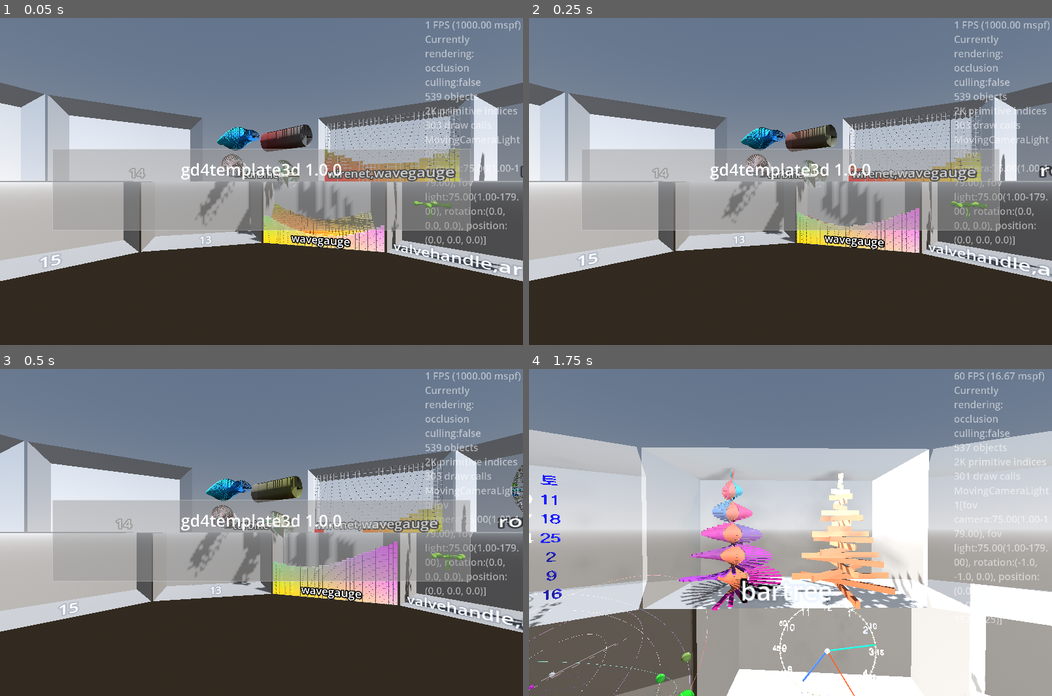
Above: before the commit, frames 1-4 (two rows, left to right).
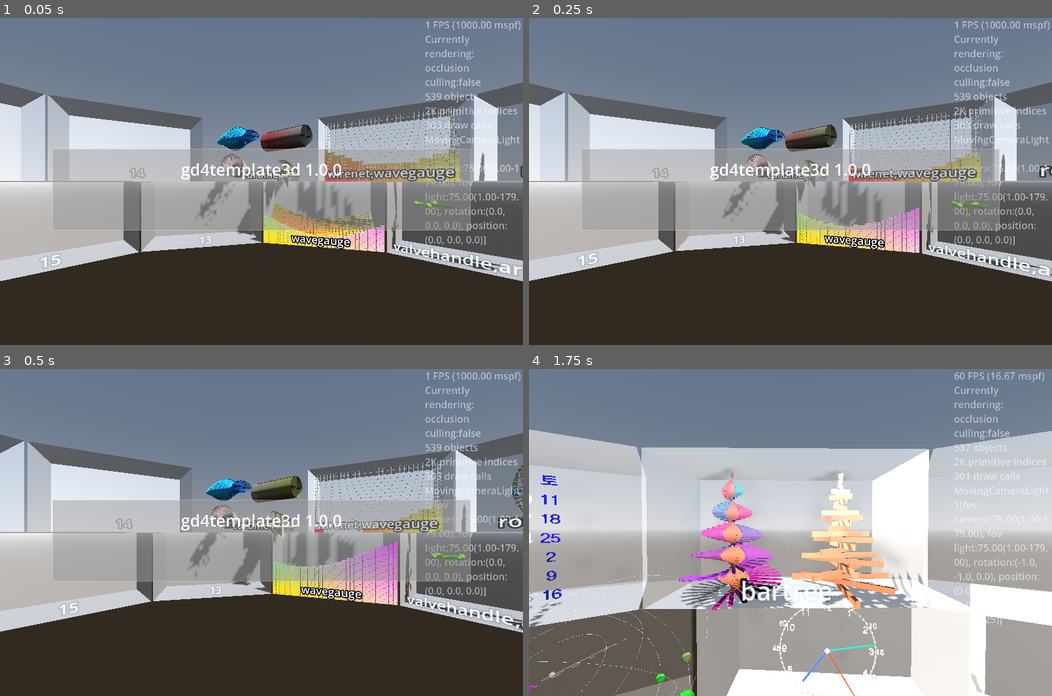
Above: after the commit, the same moments.

Repository: kasworld/gd4template3d
Game: Godot game, scene res://main.tscn
Two runs of this game, one before a commit and one after it. Both use one fixed random seed, a clock stepped at 60 frames per second and the inputs below.
Inputs (mouse positions are in pixels of both pictures, inside the frame that each line leads up to):
- Up to frame 1 (0.05 s): no input
- Up to frame 2 (0.25 s): no input
- Up to frame 3 (0.5 s): no input
- Up to frame 4 (1.75 s): tap Enter at 0.5 s; move the mouse to (905, 516) at 0.52 s; hold Right 0.53-1.28 s; tap Q at 0.6 s; click (905, 516) at 0.67 s; move the mouse to (685, 548) at 1.27 s; hold Down from 1.28 s (still down); tap E at 1.35 s

The runs differ from the first frame. In frame 1, 0.3% of the frame differs, in the area x 38-60%, y 32-66%; in frame 2, 0.3%; in frame 3, 0.4%, in the area x 37-58%, y 32-66%; in frame 4, nothing differs.

Commit message:
add blade_rotate_fn to set_transform_all

Diff:
--- a/main.gd
+++ b/main.gd
@@ -115,7 +115,7 @@
 		glasscabinet.set_label_text(labeltext)
 	glasscabinet.show_wall_box(false)
 	for pos in [ Vector3(WorldSize.x/4, WorldSize.y/4,0), Vector3(-WorldSize.x/4, WorldSize.y/4,0),
-				 Vector3(WorldSize.x/4,-WorldSize.y/4,0), Vector3(-WorldSize.x/4,-WorldSize.y/4,0),]:
+				 Vector3(WorldSize.x/4,-WorldSize.y/4,0), Vector3(-WorldSize.x/4,-WorldSize.y/4,0)]:
 		var tb = preload("res://turbine/turbine.tscn").instantiate(
 			).init_sample(WorldSize.x *0.5,WorldSize.z *0.2, 1, 4, random_color(),random_color())
 		turbine_list.append(tb)
@@ -136,6 +136,9 @@
 func rotate_lambda(rad :float) -> Callable:
 	return func(rate):
 		return PI*rate*rad
+func blade_rotate_lambda(rad :float) -> Callable:
+	return func(_rate):
+		return rad/PI/2
 
 var turbine_color_list :Array
 var turbine_color_rate :float
@@ -153,11 +156,9 @@
 	)
 	turbine_list[1].set_transform_all(scale_lambda(rad), Turbine.shift_zero, Turbine.rotate_zero)
 	turbine_list[2].set_transform_all(Turbine.scale_1, shift_lambda(rad), Turbine.rotate_zero)
-	turbine_list[3].set_transform_all(Turbine.scale_1, Turbine.shift_zero, rotate_lambda(rad))
+	turbine_list[3].set_transform_all(Turbine.scale_1, Turbine.shift_zero, rotate_lambda(rad), blade_rotate_lambda(rad))
 func random_color() -> Color:
 	return NamedColorList.color_list.pick_random()[0]
-
-
 
 
 var colorlist_dark :Array = NamedColorList.filter_to_colorlist(NamedColorList.make_dark_color_list())
--- a/turbine/turbine.gd
+++ b/turbine/turbine.gd
@@ -17,9 +17,15 @@
 static func rotate_PI(rate :float) -> float:
 	return PI*rate
 
+static func blade_rotate_0deg(_rate :float) -> float:
+	return 0
+
+static func blade_rotate_18deg(_rate :float) -> float:
+	return PI/10
+
 func init_sample(count :int, radius :float, ring_width :float, arm_count :int, co1 :Color, co2 :Color) -> Turbine:
 	init_basic(count, radius, ring_width, arm_count)
-	set_transform_all(scale_1,shift_zero,rotate_zero)
+	set_transform_all(scale_1,shift_zero,rotate_zero,blade_rotate_0deg)
 	set_color_all(co1,co2)
 	return self
 
@@ -41,8 +47,11 @@
 	ring_mesh.flip_faces = flip_faces
 	rings.init_with_alpha(ring_mesh, count, 0.9, false)
 
-
-func set_transform_all(scale_fn :Callable, shift_fn :Callable, rotate_fn :Callable) -> Turbine:
+func set_transform_all(
+	scale_fn :Callable,
+	shift_fn :Callable,
+	rotate_fn :Callable,
+	blade_rotate_fn :Callable = blade_rotate_0deg) -> Turbine:
 	var count :int = $RingsOut.multimesh.visible_instance_count
 	var arm_count :int = $Blades.multimesh.visible_instance_count / count
 	var mesh_size :Vector3 = $Blades.multimesh.mesh.size
@@ -50,10 +59,9 @@
 	var ring_radius := mesh_size.x
 	var arm_to_arm_radian_in_ring := 2.0*PI / arm_count
 	var start_pos_z := -count*ring_width/2
+	#var blade_rotate :float= (rotate_fn.call(1.0)-rotate_fn.call(0))/arm_count/PI
 	for i in count:
 		var rate := float(i)/float(count-1)
-		#var scale_by_rate :float = scale_fn.call(rate)
-		#var scaled_size := Vector3(scale_by_rate, scale_by_rate, 1)
 		var scaled_size :Vector3 = scale_fn.call(rate)
 		var ring_pos := Vector3(0,0, start_pos_z + i*ring_width)
 
@@ -64,7 +72,6 @@
 		$RingsIn.multimesh.set_instance_transform(i, t)
 
 		var base_int := i*arm_count
-		#var blade_center_radius := ring_radius * scale_by_rate/2
 		for j in arm_count:
 			var rad :float = arm_to_arm_radian_in_ring *j + rotate_fn.call(rate)
 			t = Transform3D(Basis(),
@@ -75,7 +82,8 @@
 					) + shift_fn.call(rate) )
 			t = t.scaled_local(scaled_size)
 			t = t.rotated_local(Vector3.BACK, rad)
-			t = t.rotated_local(Vector3.LEFT, PI/10)
+			t = t.rotated_local(Vector3.LEFT, blade_rotate_fn.call(rate))
+			#t = t.rotated_local(Vector3.LEFT, blade_rotate)
 			$Blades.multimesh.set_instance_transform(base_int+j, t)
 	return self
 
